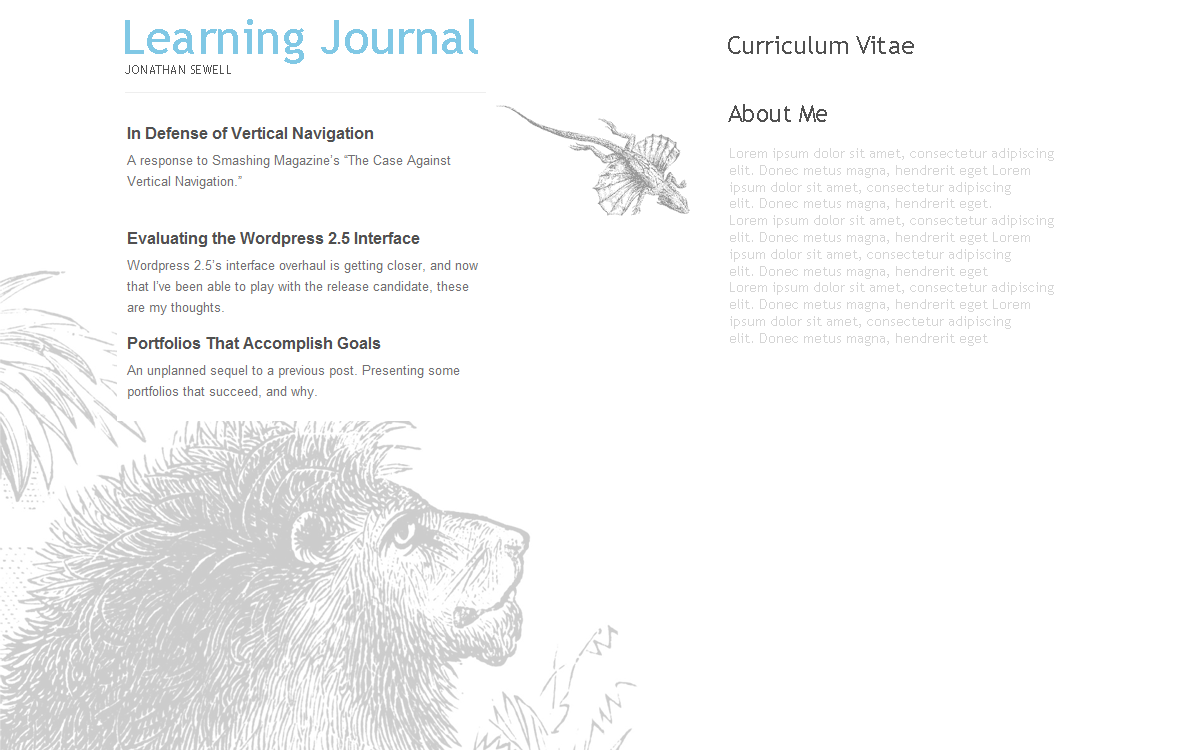
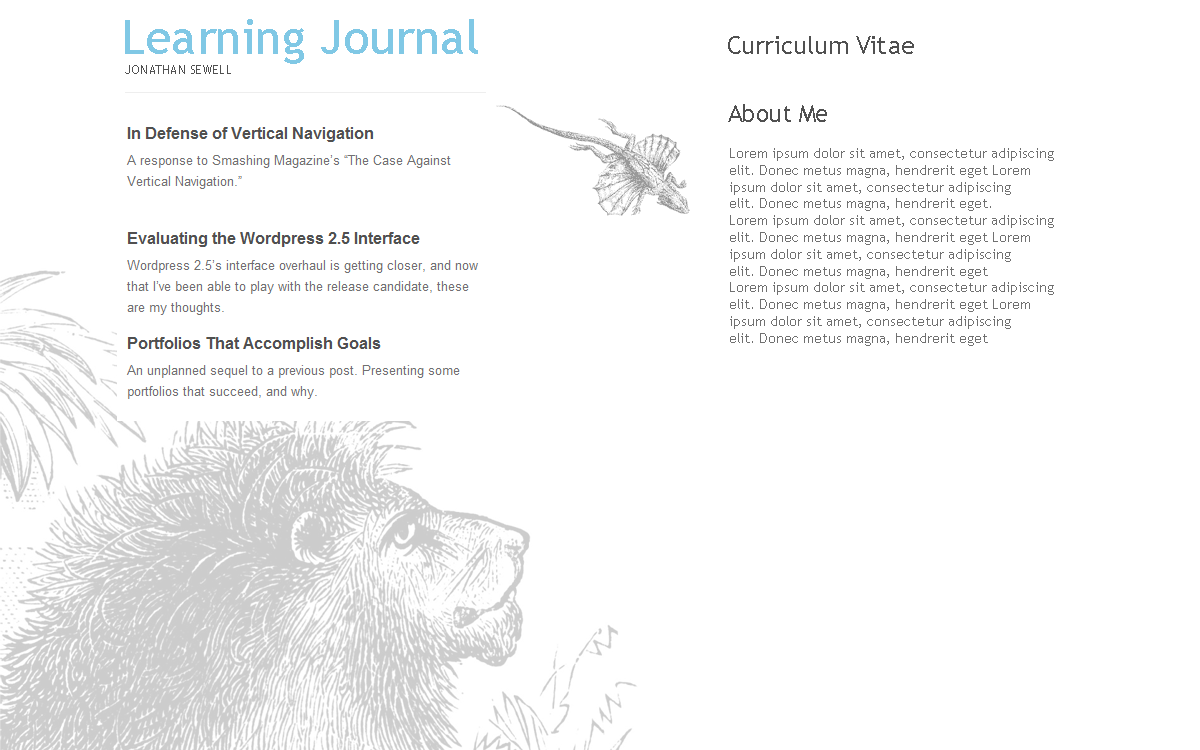
Layers edited between the first and the second (1200, 750) image:
painted on "Lorem ipsum dolor sit amet, consectetur adipiscing elit. Donec" over [730, 148, 1054, 346]
